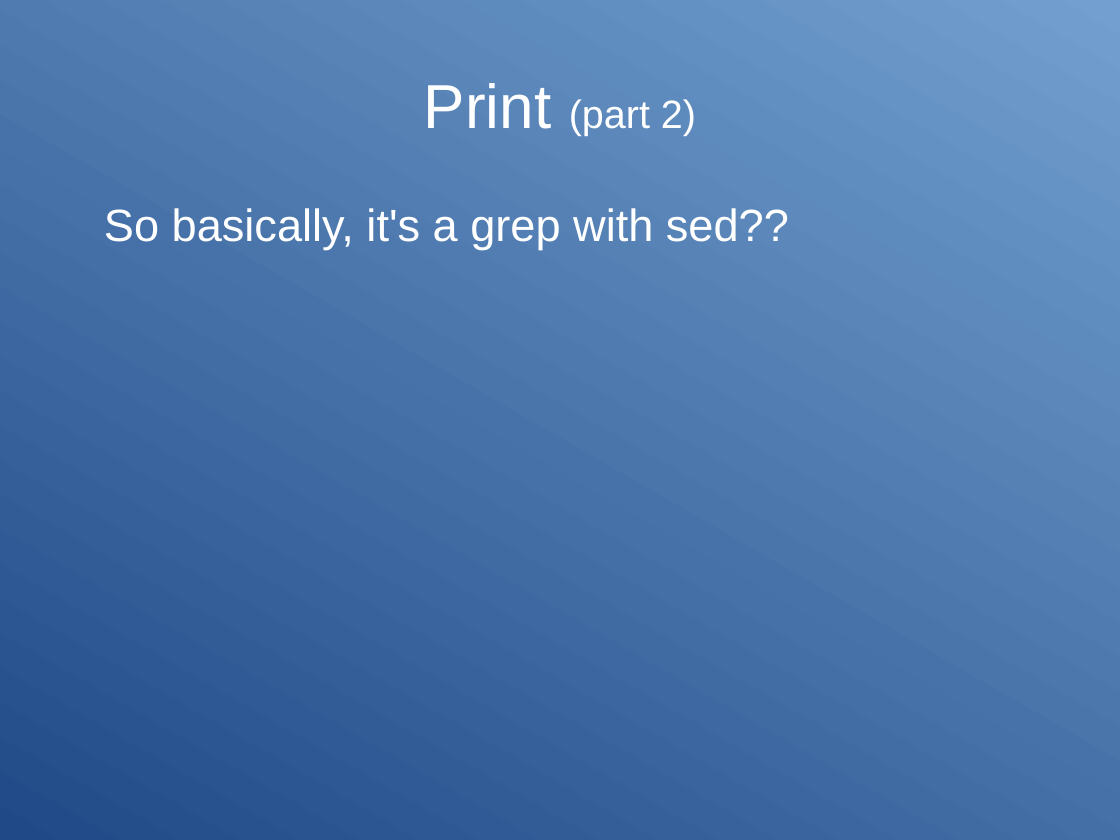
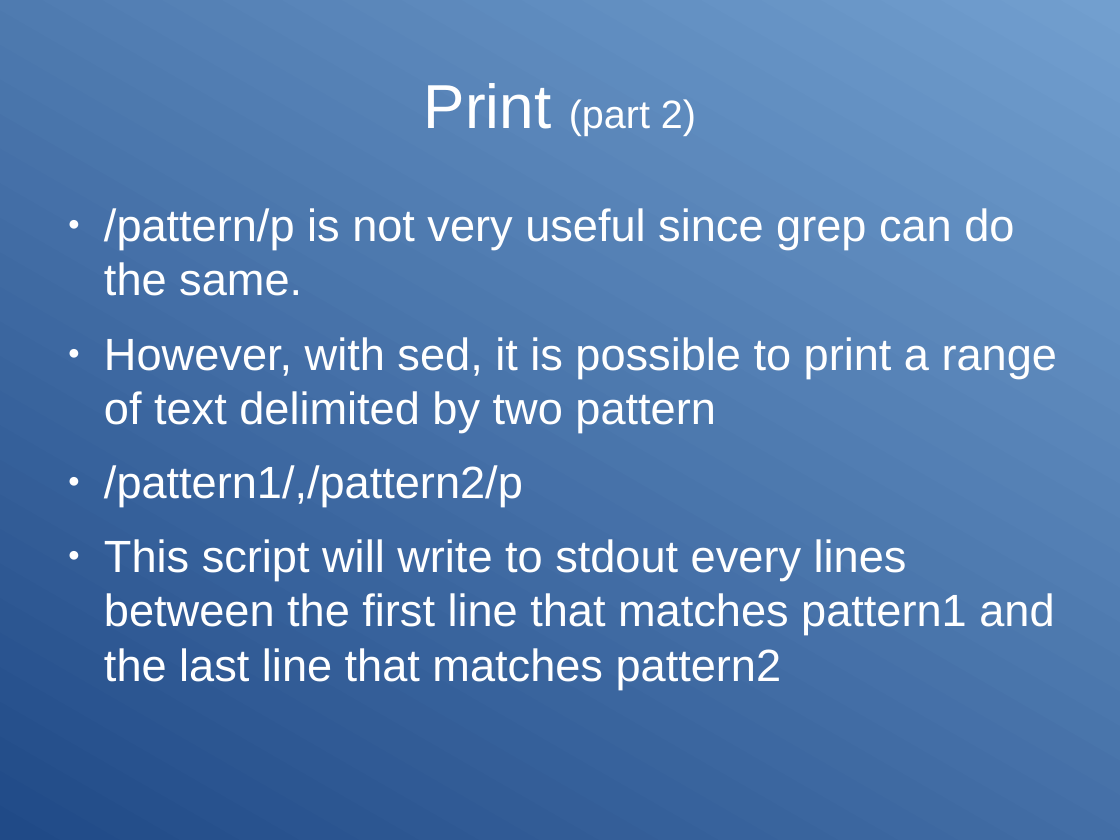
Before and after one commit to Clibre/An-introduction-to-bash, a slide deck: slide 56 of presentation.odp. Drawn at 1120x840 pixels with LibreOffice and Linux fonts; fonts in the diff are those of the drawing. Boxes give left, top, right and bottom in pixels: in the first picture for what was removed or moved away, otherwise in the second. Text is boxed around its words. In the diff, an @@ line names an element or a change of style, - is before the commit and + after.

```diff
--- a/presentation.odp
+++ b/presentation.odp
@@ text at <box>104,208,1057,689</box>: text changed @@
-So basically, it's a grep with sed??
+● /pattern/p is not very useful since grep can do the same.
+● However, with sed, it is possible to print a range of text delimited by two pattern
+● /pattern1/,/pattern2/p
+● This script will write to stdout every lines between the first line that matches pattern1 and the last line that matches pattern2
```
Also in this commit, not shown: 1 other slide changed, 7 slides added, 5 other files.
